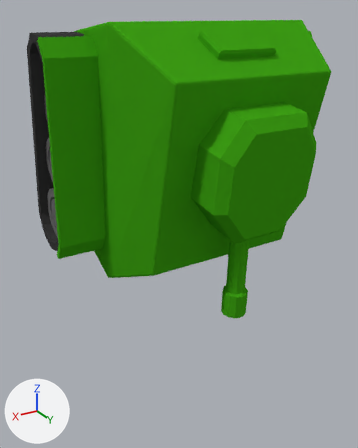
What one commit did to the Blender file Assets/tank1.blend.
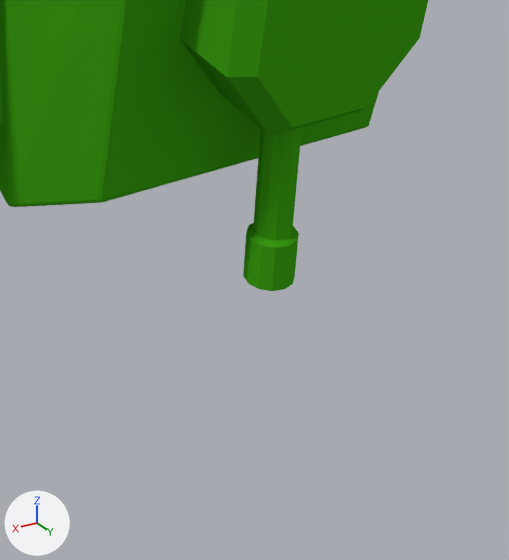
Each version appears first whole from a camera (50 mm lens) standing at (2.25, 4.1, 1.01) and looking at (0.18, 0.64, -0.72), and next in a close-up on the part from 29% to 98% of the width and 40% to 100% of the height. Lighting does not change. The marker at lower left points along +X, +Y and +Z.

Objects in the first close-up: 'canon', 'head', 'tank'.
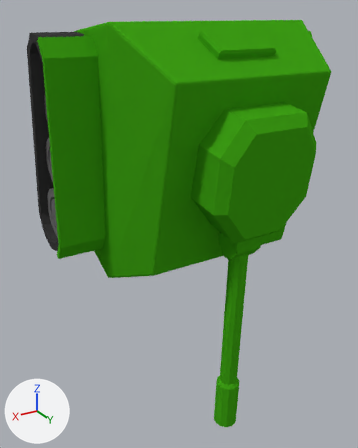
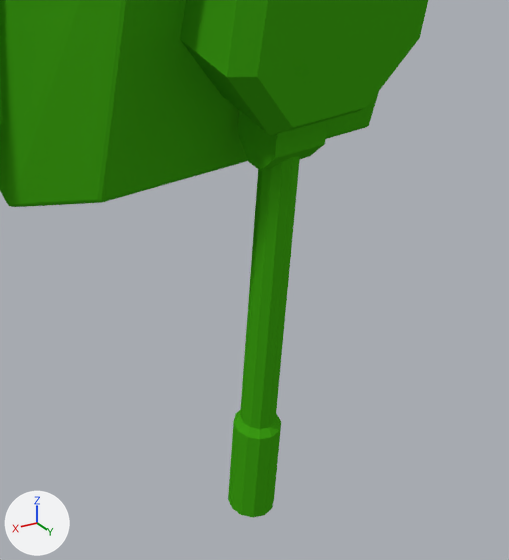
Edits to the scene script, one JSON object a line:
```json
{"op": "set", "path": "ob_canon.location", "old": "(0.0, 0.0, 0.0)", "new": "(0.0, 0.336, -0.0362)"}
{"op": "set", "path": "ob_canon.scale", "old": "(0.351, 0.351, 0.351)", "new": "(0.351, 0.352, 0.779)"}
```

Location of each change, (x1, y1, x2, y2) in pixels of the close-ups (509 x 560 px):
```json
{"object": "canon", "change": "moved, rescaled", "before": [243, 127, 302, 291], "after": [228, 110, 328, 518]}
```
